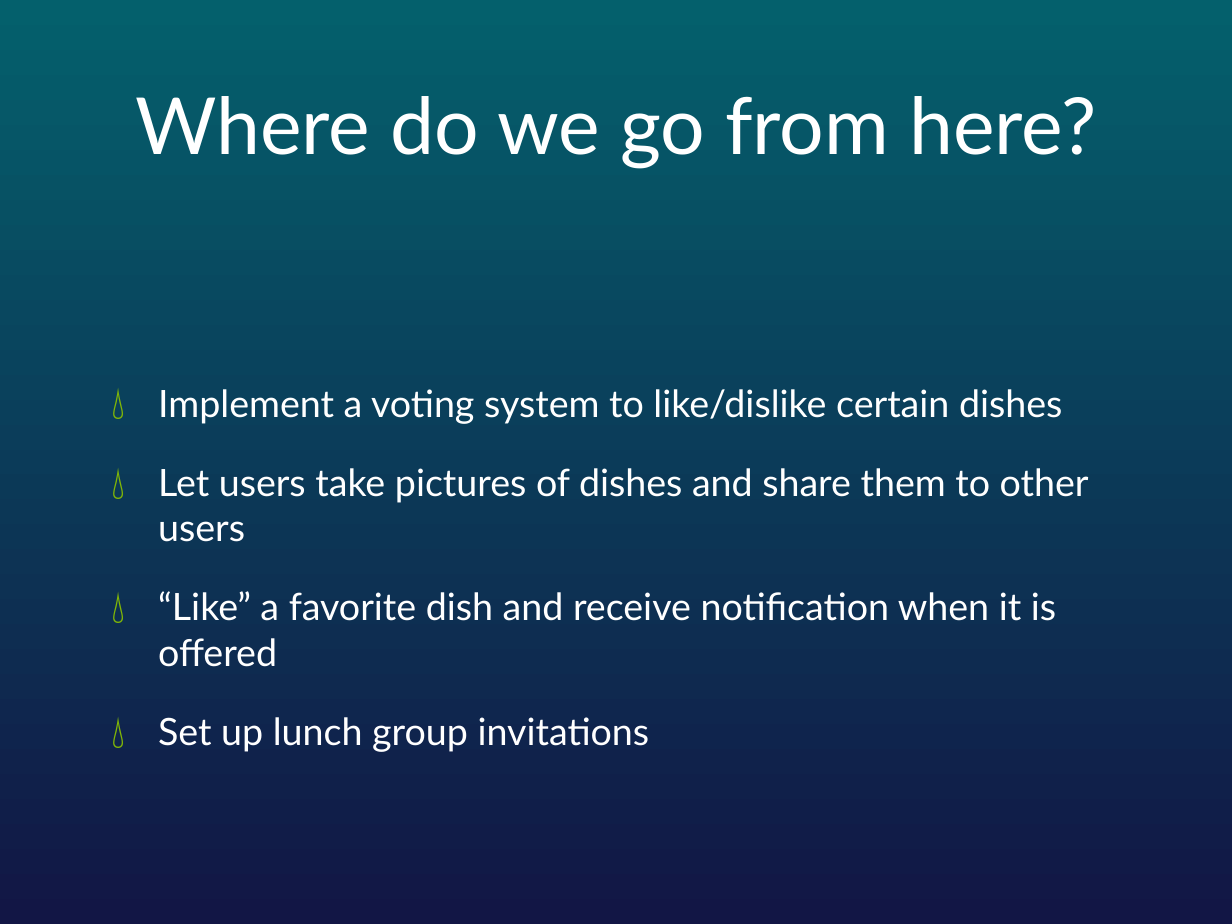
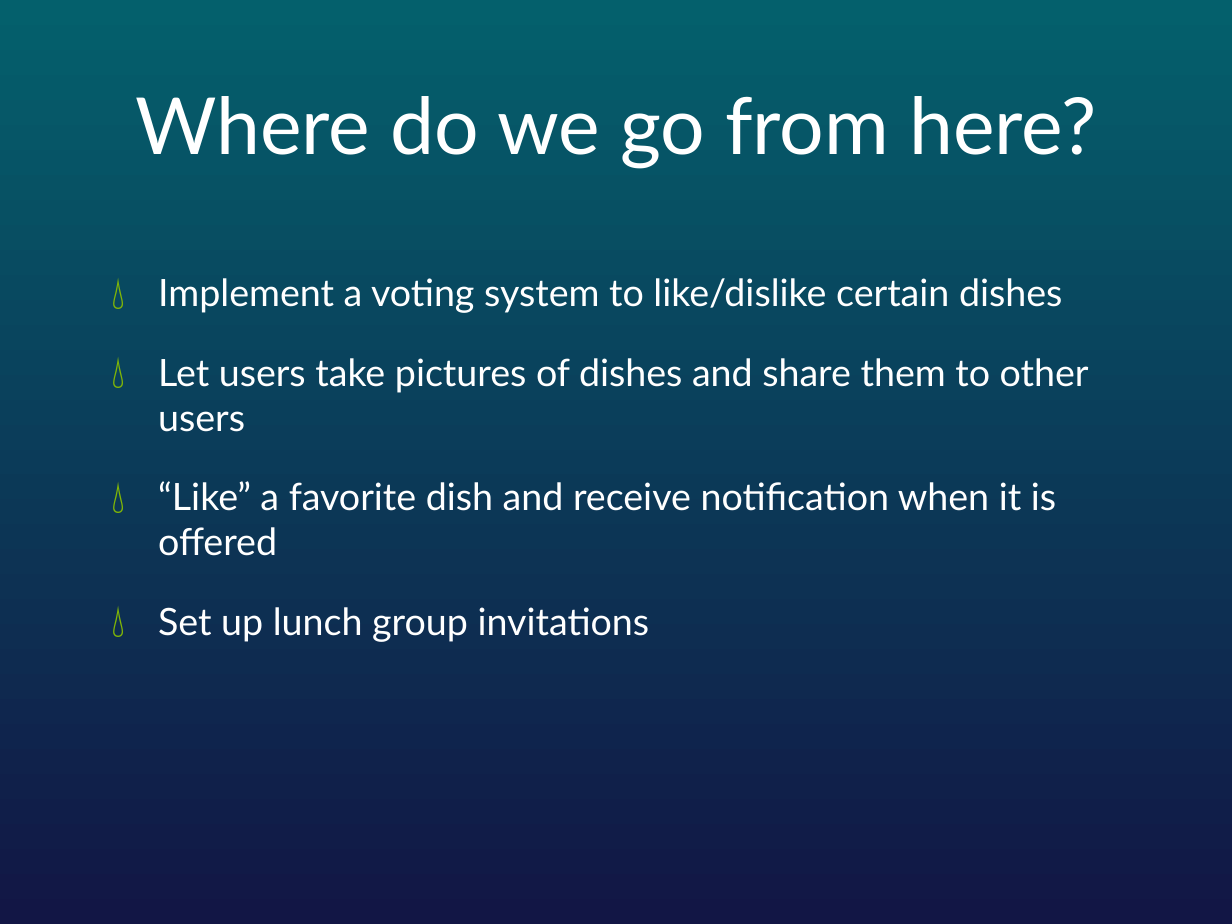
Before and after one commit to TeamBradyRocks/QByte, a slide deck: slide 5 of QByte_presentation.pptx. Drawn at 1232x924 pixels with LibreOffice and Linux fonts; fonts in the diff are those of the drawing. Boxes give left, top, right and bottom in pixels: in the first picture for what was removed or moved away, otherwise in the second. Text is boxed around its words. In the diff, an @@ line names an element or a change of style, - is before the commit and + after.

```diff
--- a/QByte_presentation.pptx
+++ b/QByte_presentation.pptx
@@ text "Implement a voting system to ...": place and size @@
-text "Implement a voting system to ..." at bbox=[158, 389, 1089, 752]
+text "Implement a voting system to ..." at bbox=[158, 278, 1089, 642]
```
Also in this commit, not shown: 1 other slide changed, 2 other files.
